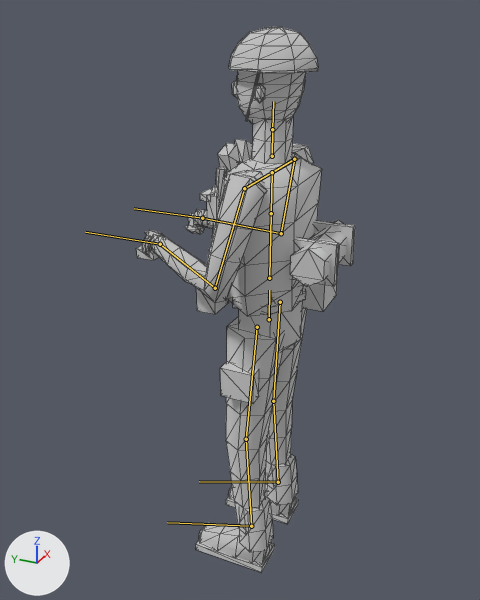
An edit to the glTF model ambush_loop/art/v2/models/enemy_patrol_lod2.glb, drawn before and after from the same camera.
Both versions are drawn from a 50 mm camera at (-1.879, -0.738, 1.922) aimed at (-0.002, 0.107, 0.983). Every picture has the same lights, and +X, +Y and +Z are marked at lower left. The older version comes first. The bones that change, and the others that lie on the model, are drawn over the model as lines. Mesh edges are drawn as thin lines.

The first picture shows 'enemy_patrol_body_lod2'.
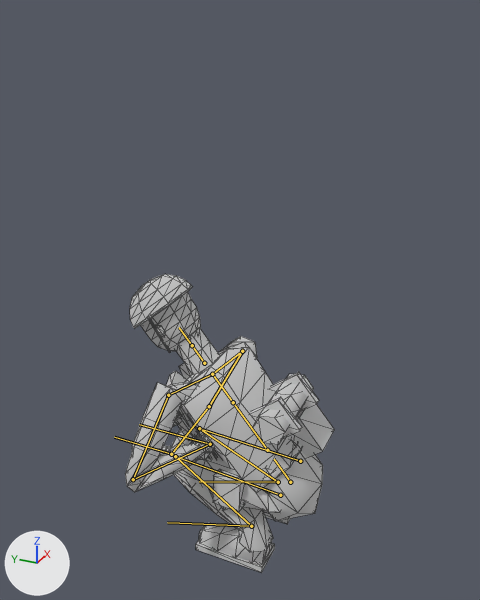
The newer file adds an action. The first version stands in its rest pose; the second is drawn at frame 17 of the action 'decoy_place'.

Location of each change, (x1, y1, x2, y2) in pixels of the pictures (480 x 600 px):
'enemy_patrol_body_lod2', posed (45% shorter)
    before: (136, 27, 355, 572)
    after: (125, 274, 335, 572)
bone 'pelvis', root to tip
    before: (269, 319) to (269, 290)
    after: (290, 482) to (274, 459)
bone 'clavicle.L', root to tip
    before: (272, 172) to (244, 188)
    after: (212, 374) to (168, 395)
bone 'upper_arm.L', root to tip
    before: (244, 188) to (215, 288)
    after: (168, 395) to (133, 479)
bone 'forearm.L', root to tip
    before: (215, 288) to (160, 244)
    after: (133, 479) to (210, 444)
bone 'hand.L', root to tip
    before: (160, 244) to (85, 232)
    after: (210, 444) to (139, 424)
bone 'clavicle.R', root to tip
    before: (272, 172) to (294, 159)
    after: (212, 374) to (242, 351)
bone 'upper_arm.R', root to tip
    before: (294, 159) to (281, 233)
    after: (242, 351) to (209, 406)
bone 'forearm.R', root to tip
    before: (281, 233) to (202, 218)
    after: (209, 406) to (171, 454)
bone 'hand.R', root to tip
    before: (202, 218) to (134, 208)
    after: (171, 454) to (114, 437)
bone 'thigh.L', root to tip
    before: (257, 327) to (246, 439)
    after: (280, 495) to (175, 456)
bone 'shin.L', root to tip
    before: (246, 439) to (251, 526)
    after: (175, 456) to (251, 526)
bone 'thigh.R', root to tip
    before: (280, 302) to (273, 401)
    after: (300, 461) to (199, 428)
bone 'shin.R', root to tip
    before: (273, 401) to (278, 482)
    after: (199, 428) to (278, 482)

What the commit changed:
Bone 'pelvis' (bone_pelvis) moves from (0.0, 0.0, 0.0) to (0.0, -0.654, 0.1).
Bone 'pelvis' (bone_pelvis) turns from (0, 0, 0) to (-39, 0, 0) degrees about its own x, y and z.
Bone 'clavicle.L' (bone_clavicle_l) turns from (0, 0, 0) to (17, -36, -28) degrees about its own x, y and z.
Bone 'upper_arm.L' (bone_upper_arm_l) turns from (0, 0, 0) to (-13, -16, 38) degrees about its own x, y and z.
Bone 'forearm.L' (bone_forearm_l) turns from (0, 0, 0) to (47, 36, -84) degrees about its own x, y and z.
Bone 'hand.L' (bone_hand_l) turns from (0, 0, 0) to (-24, 16, 96) degrees about its own x, y and z.
Bone 'clavicle.R' (bone_clavicle_r) turns from (0, 0, 0) to (-6, 39, -10) degrees about its own x, y and z.
Bone 'upper_arm.R' (bone_upper_arm_r) turns from (0, 0, 0) to (9, -9, 23) degrees about its own x, y and z.
Bone 'forearm.R' (bone_forearm_r) turns from (0, 0, 0) to (-88, -10, 0) degrees about its own x, y and z.
Bone 'hand.R' (bone_hand_r) turns from (0, 0, 0) to (66, 23, 15) degrees about its own x, y and z.
Bone 'thigh.L' (bone_thigh_l) moves from (0.0, 0.0, 0.0) to (0.0, 0.004, -0.013).
Bone 'thigh.L' (bone_thigh_l) turns from (0, 0, 0) to (130, 4, -3) degrees about its own x, y and z.
Bone 'shin.L' (bone_shin_l) turns from (0, 0, 0) to (-147, 4, 1) degrees about its own x, y and z.
Bone 'foot.L' (bone_foot_l) turns from (0, 0, 0) to (57, -4, -4) degrees about its own x, y and z.
Bone 'thigh.R' (bone_thigh_r) moves from (0.0, 0.0, 0.0) to (0.0, 0.004, -0.013).
Bone 'thigh.R' (bone_thigh_r) turns from (0, 0, 0) to (130, -4, 3) degrees about its own x, y and z.
Bone 'shin.R' (bone_shin_r) turns from (0, 0, 0) to (-147, -4, -1) degrees about its own x, y and z.
Bone 'foot.R' (bone_foot_r) turns from (0, 0, 0) to (57, 4, 4) degrees about its own x, y and z.
